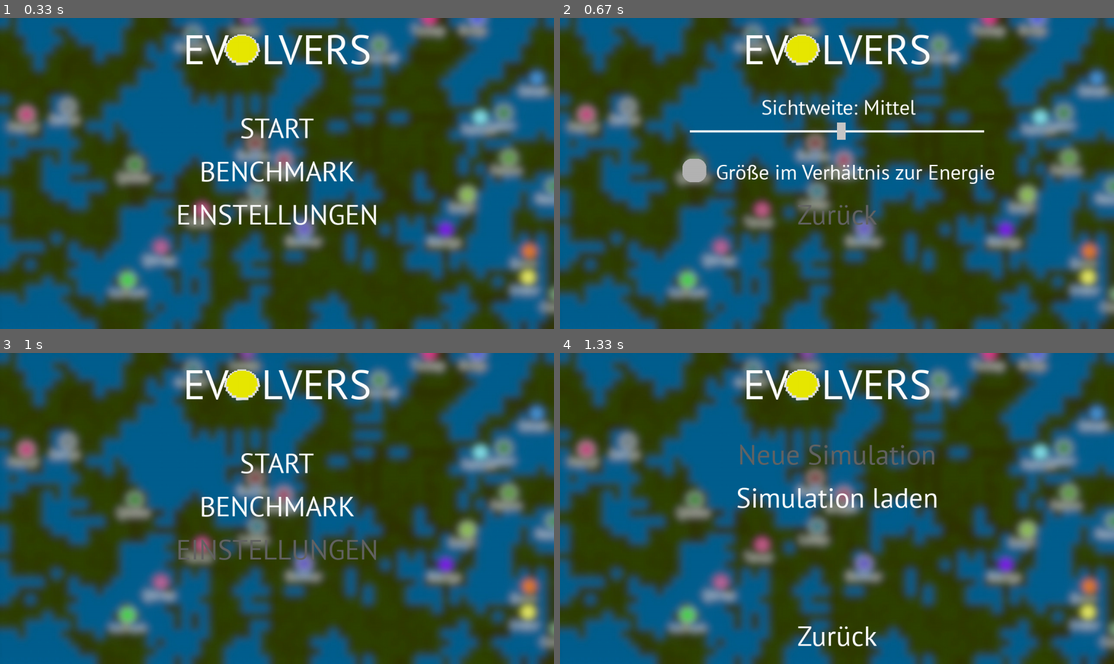
Above: before the commit, frames 1-4 (two rows, left to right).
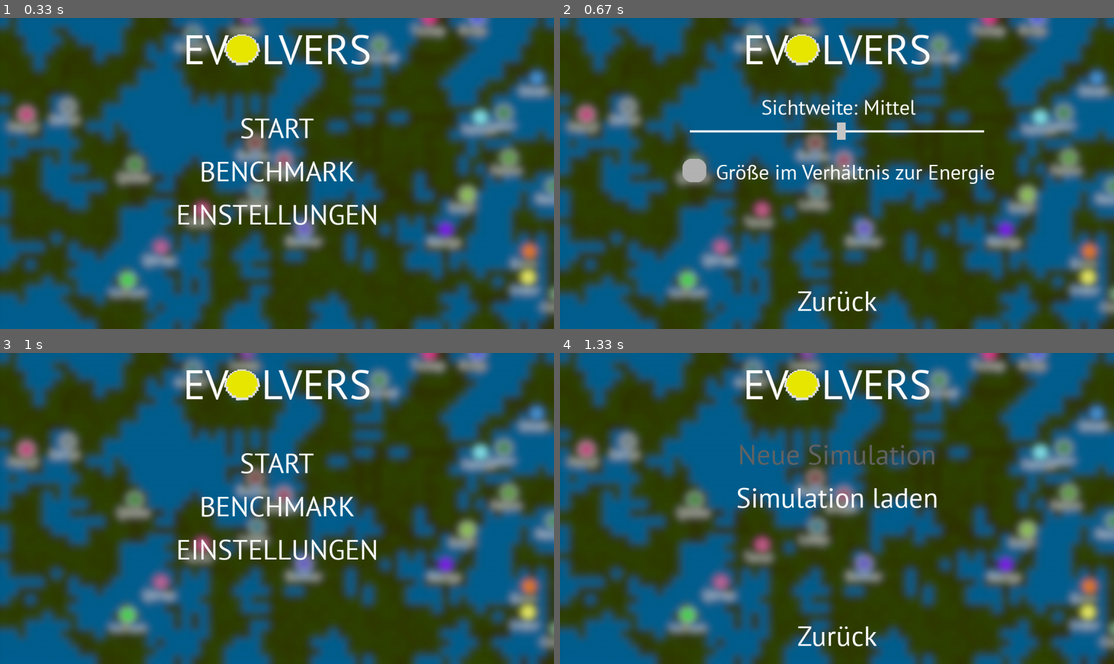
Above: after the commit, the same moments.

Repository: coding-lines/evolvers
Game: pygame game, started from evolversFiles/runGame_GUI.py
Two runs of this game, one before a commit and one after it. Both use one fixed random seed, a clock stepped at 60 frames per second and the inputs below.
Inputs:
- Up to frame 1 (0.33 s): no input
- Up to frame 2 (0.67 s): click "EINSTELLUNGEN" at 0.38 s
- Up to frame 3 (1 s): click "Zurück" at 0.72 s
- Up to frame 4 (1.33 s): click "START" at 1.05 s

Frame 1 is identical in both runs. In frame 2, 0.6% of the frame differs, in the area x 42-58%, y 60-95%; in frame 3, 0.8%, in the area x 32-68%, y 59-67%; in frame 4, nothing differs.

Commit message:
Preparations for the language update

Diff:
--- a/evolversFiles/runGame_GUI.py
+++ b/evolversFiles/runGame_GUI.py
@@ -300,7 +300,7 @@
                 screen.blit(game.storage.textureStorage["backgroundimage"],(0,0))
                 screen.blit(game.storage.textureStorage["logoSmall"],(515,28))
                 screen.blit(startText,((game.options.dimensions[0]//2)-(startText.get_rect().width//2),20))
-                screen.blit(backButton if not (mousePos[0] i …(124 unchanged characters)… t().width//2)) and mousePos[1] in range(420,490)) else backButton_HOVER,((game.options.dimensions[0]//2)-(backButton.get_rect().width//2),420))
+                screen.blit(backButton if not (mousePos[0] i …(124 unchanged characters)… t().width//2)) and mousePos[1] in range(620,690)) else backButton_HOVER,((game.options.dimensions[0]//2)-(backButton.get_rect().width//2),620))
                 screen.blit(viewdistance,(450 if game.storage.viewDistance == 16 else 465 if game.storage.viewDistance == 32 else 480,180))
                 pygame.draw.rect(screen,const.WHITE,[300,260,680,5])
                 pygame.draw.rect(screen,[200,200,200],[300 if game.storage.viewDistance == 16 else 640 if game.storage.viewDistance == 32 else 980,242,20,40])
@@ -584,7 +584,7 @@
                         if mousePos[0] in range(520,720) and mousePos[1] in range(420,490):
                             game.options.currentScreen = "menu"
                     elif game.options.currentScreen == "settings":
-                        if mousePos[0] in range(520,720) and mousePos[1] in range(420,490):
+                        if mousePos[0] in range(520,720) and mousePos[1] in range(620,690):
                             with open("settings.json","w") as f:
                                 f.write("{'viewDistance':"+str(game.storage.viewDistance)+",'sizeAffect':"+str(game.options.sizeAffect)+"}")
                                 f.close()
Not shown, changed: evolversFiles/DE.lang
Not shown, changed: evolversFiles/ENG.lang
